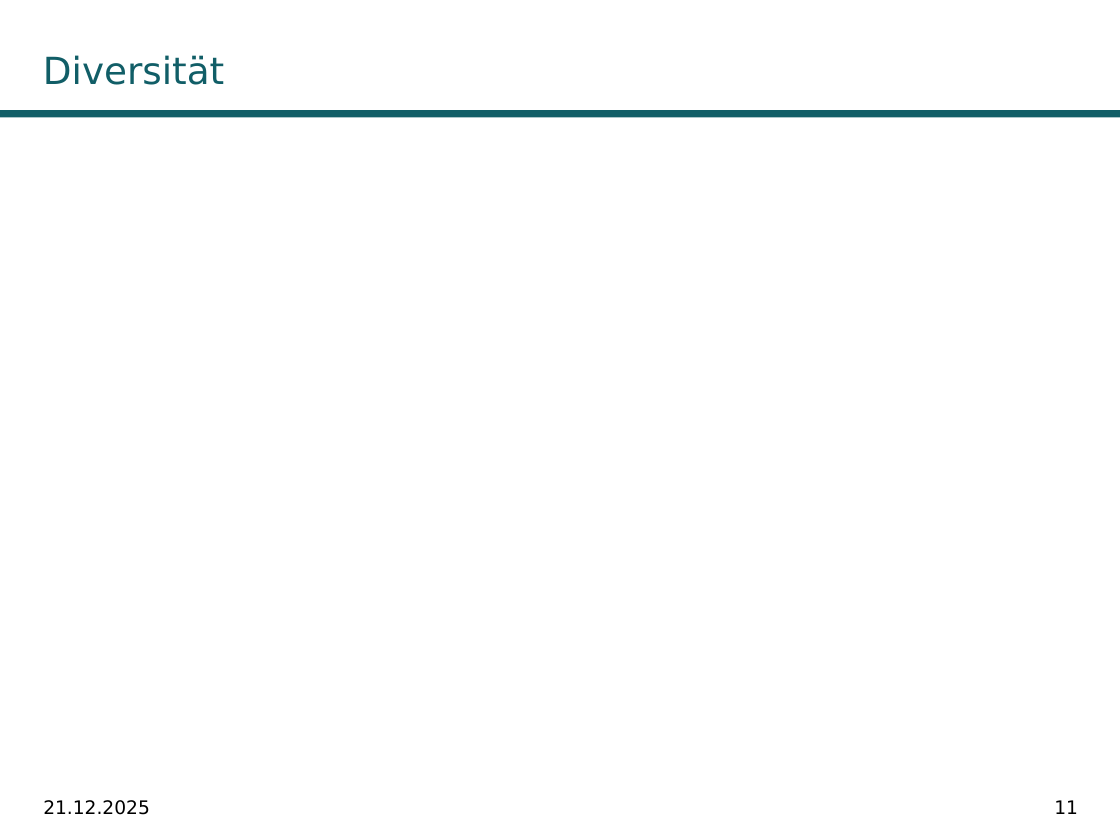
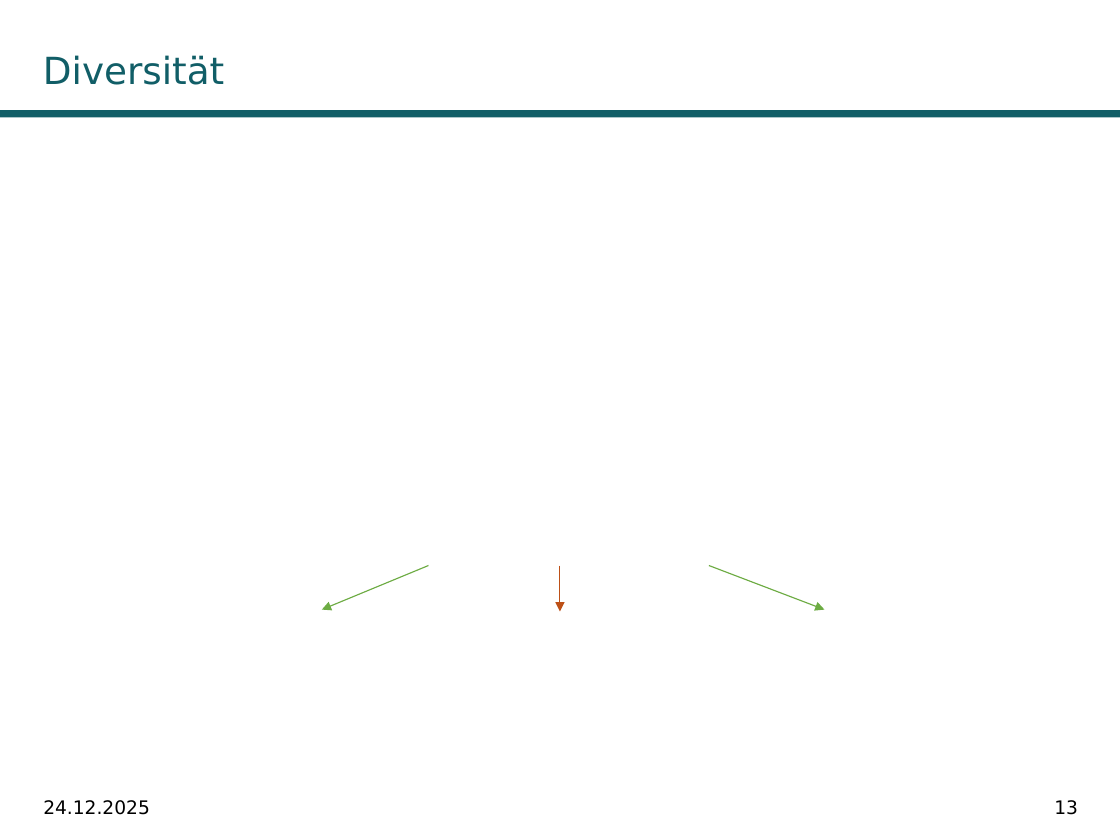
Before and after one commit to fabiw98/Seminar_DICE, a slide deck: slide 13 of Präsentation/DiCE_PowerPoint.potx (slide 11 before the commit). Drawn at 1120x840 pixels with LibreOffice and Linux fonts; fonts in the diff are those of the drawing; grey boxes stand for pictures; background and template pictures are left out. Boxes give left, top, right and bottom in pixels: in the first picture for what was removed or moved away, otherwise in the second. Text is boxed around its words. In the diff, an @@ line names an element or a change of style, - is before the commit and + after.

```diff
--- a/Präsentation/DiCE_PowerPoint.potx
+++ b/Präsentation/DiCE_PowerPoint.potx
@@ arrow added from (429, 566) to (321, 609), #6DAC43 0.75 pt @@
@@ arrow added from (560, 566) to (560, 612), #BE5017 0.75 pt @@
@@ arrow added from (709, 566) to (824, 609), #6DAC43 0.75 pt @@
@@ text at [43, 800, 150, 815]: text changed @@
-21.12.2025
+24.12.2025
@@ page number at [1054, 800, 1078, 815]: text changed @@
-11
+13
```
Also in this commit, not shown: 19 other slides changed, 12 slides added, 1 slide removed, 16 other files.
